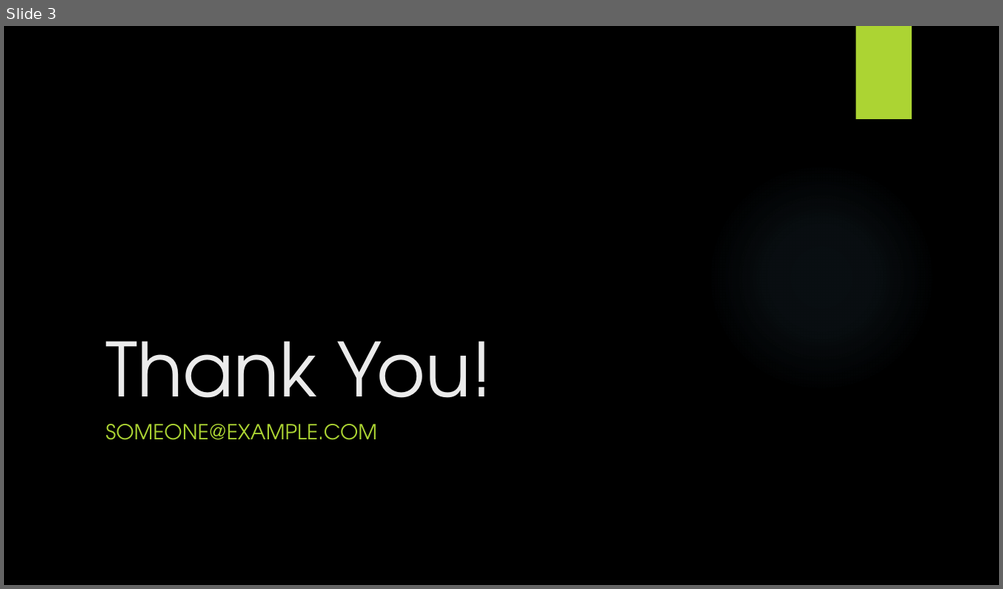
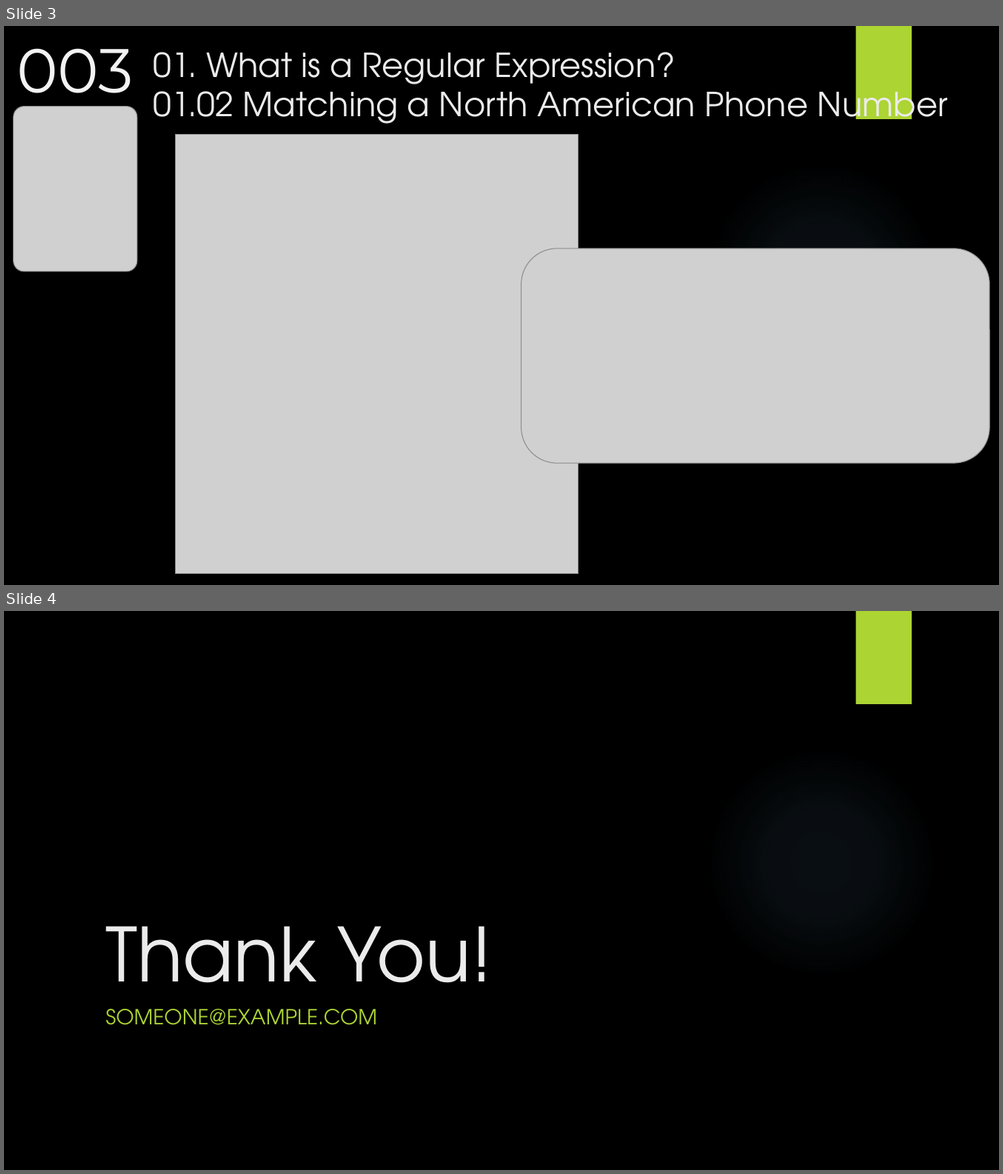
Before and after one commit to yasenstar/re, a slide deck: Introducing_RE/Introducing_RE.pptx. Shown one above the other, each under a label of ours: slide 3 before the commit, slides 3 and 4 after it. The pictures are 1003x589 and 1003x1174 pixels, drawn with LibreOffice and Linux fonts; fonts in the diff are those of the drawing; grey boxes stand for pictures; background and template pictures are left out. Boxes give left, top, right and bottom in pixels: in the first picture for what was removed or moved away, otherwise in the second. Text is boxed around its words. In the diff, an @@ line names an element or a change of style, - is before the commit and + after.

```diff
--- a/Introducing_RE/Introducing_RE.pptx
+++ b/Introducing_RE/Introducing_RE.pptx
@@ slide 3 added at [4, 26, 999, 585], background picture (left out); not listed: 1 template element that a slide beside it also shows @@
@@ rectangle added at [855, 26, 911, 119], fill #ACD433 @@
@@ text added at [17, 48, 134, 107], 60 pt, text #F2F2F2 @@
+003
@@ title added at [153, 52, 948, 124], 32 pt, text #EBEBEB @@
+01. What is a Regular Expression?
+01.02 Matching a North American Phone Number
@@ picture added at [14, 107, 137, 272] @@
@@ picture added at [176, 135, 578, 574] @@
@@ picture added at [521, 248, 990, 463] @@
@@ what was slide 3 is now slide 4 @@
```
